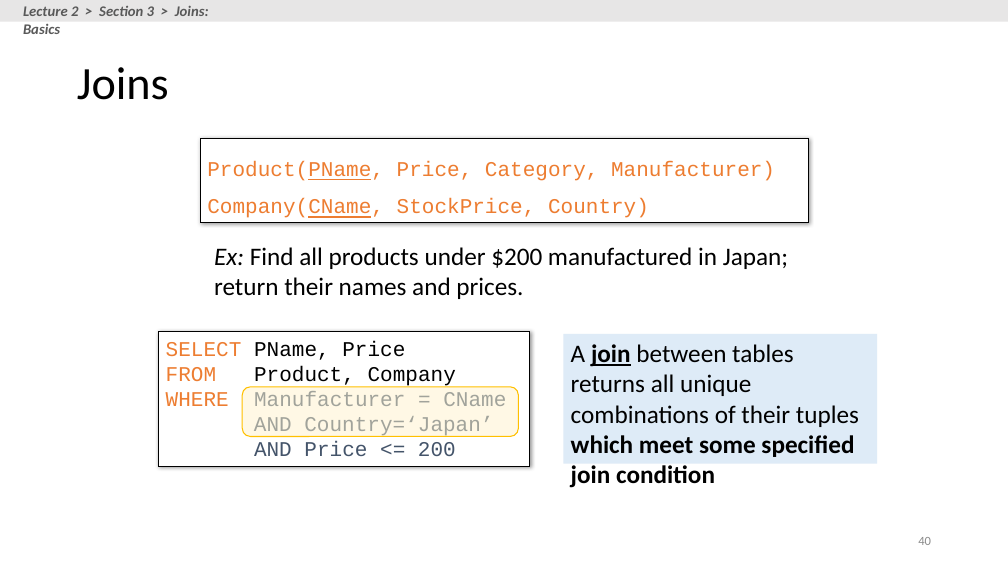
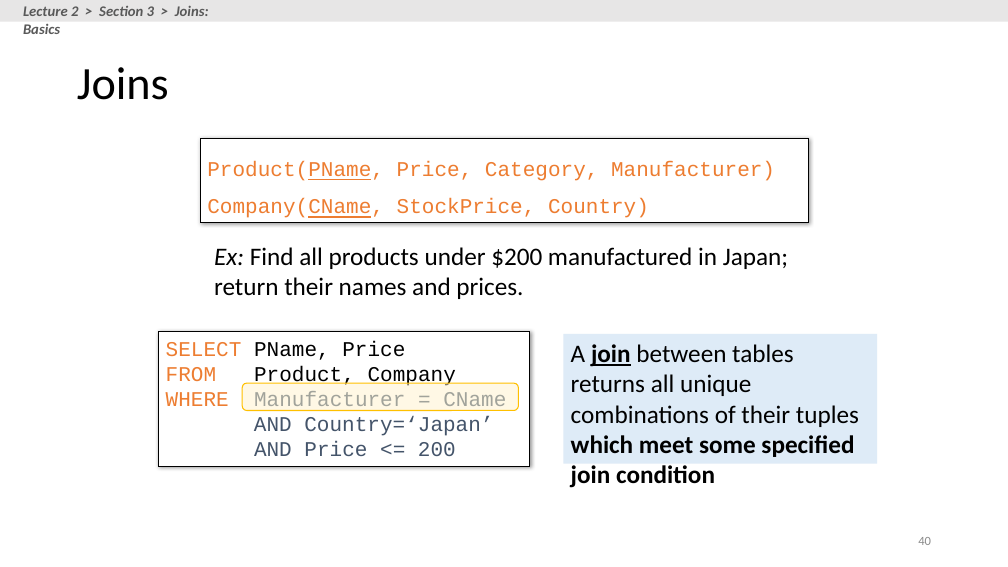
Before and after one commit to XIEQ/cs145-notebooks, a slide deck: slide 40 of lecture-2-3/Lecture_2_3_SQL.pptx. Drawn at 1008x567 pixels with LibreOffice and Linux fonts; fonts in the diff are those of the drawing. Boxes give left, top, right and bottom in pixels: in the first picture for what was removed or moved away, otherwise in the second. Text is boxed around its words. In the diff, an @@ line names an element or a change of style, - is before the commit and + after.

```diff
--- a/lecture-2-3/Lecture_2_3_SQL.pptx
+++ b/lecture-2-3/Lecture_2_3_SQL.pptx
@@ rounded rectangle: place and size @@
-rounded rectangle at (242, 387, 518, 437)
+rounded rectangle at (242, 383, 518, 411)
```
Also in this commit, not shown: 1 other slide changed, 1 slide added, 1 other file.
